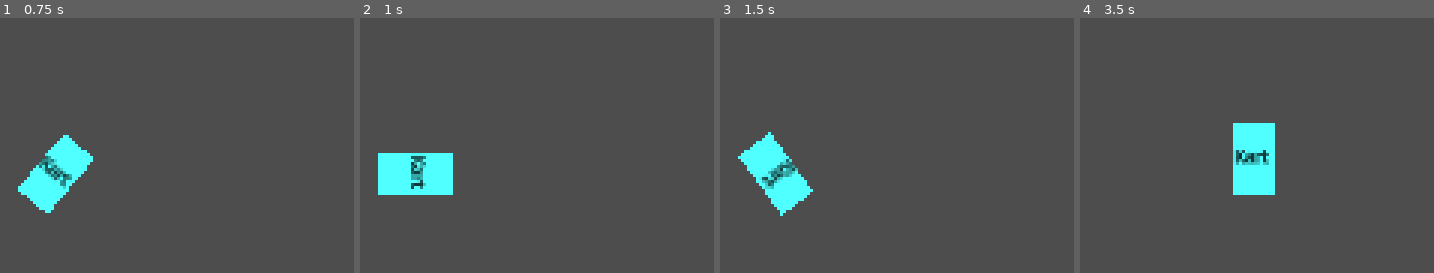
Above: before the commit, frames 1-4 (left to right).
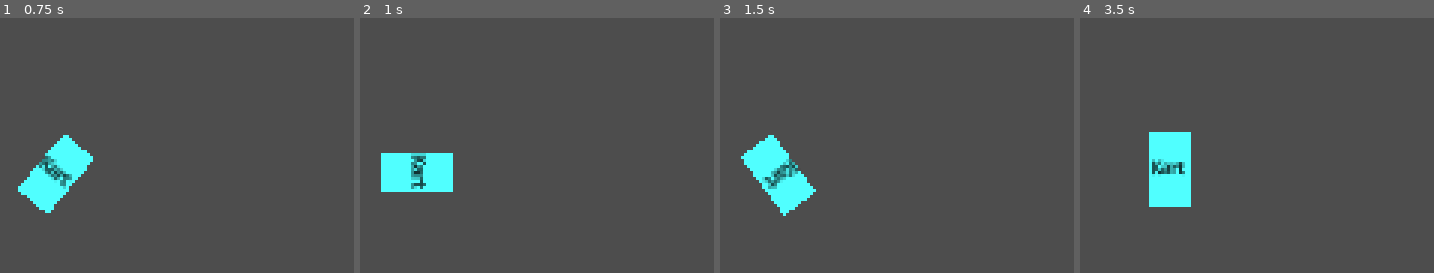
Above: after the commit, the same moments.

Repository: hpi-swa-lab/godot-pronto
Game: Godot game, scene res://prototypes/week-0-kart-mushroom-1.tscn
Two runs of this game, one before a commit and one after it. Both use one fixed random seed, a clock stepped at 60 frames per second and the inputs below.
Inputs (mouse positions are in pixels of both pictures, inside the frame that each line leads up to):
- Up to frame 1 (0.75 s): tap Enter at 0.5 s; move the mouse to (outside the picture) at 0.52 s; hold Right (ui_right) from 0.53 s (still down); tap Tab at 0.6 s; click (outside the picture) at 0.67 s
- Up to frame 2 (1 s): keep holding Right (ui_right); tap Up (ui_up) at 0.77 s
- Up to frame 3 (1.5 s): release Right (ui_right) at 1.25 s; drag from (outside the picture) to (outside the picture) at 1.27 s
- Up to frame 4 (3.5 s): tap Space at 2 s; move the mouse to (outside the picture) at 2.02 s; hold Left (ui_left) 2.03-2.75 s; tap Tab at 2.1 s; tap Enter at 2.75 s; drag from (outside the picture) to (outside the picture) at 2.77 s

Frame 1 is identical in both runs. In frame 2, 0.7% of the frame differs, in the area x 5-27%, y 52-70%; in frame 3, 0.9%; in frame 4, 6.8%, in the area x 19-56%, y 41-75%.
Error after the commit: Parse Error: Function "get_node()" not found in base self. (res://script-instances/501544895.gd:5)

Commit message:
Further experimentation (WIP)

Diff:
--- a/examples/car_example/car_example.tscn
+++ b/examples/car_example/car_example.tscn
@@ -153,7 +153,7 @@
 text = "score: 2"
 
 [node name="Bind" type="Node2D" parent="Label"]
-position = Vector2(-34, 53)
+position = Vector2(-80, 91)
 script = ExtResource("9_hmnix")
 to_prop = "text"
 convert = "\"Score: \" + str(at(\"score\"))"
--- a/prototypes/week-0-kart-mushroom-1.tscn
+++ b/prototypes/week-0-kart-mushroom-1.tscn
@@ -6,6 +6,8 @@
 [ext_resource type="Script" path="res://addons/pronto/helpers/Connection.gd" id="4_q8ryo"]
 [ext_resource type="Script" path="res://addons/pronto/behaviors/Key.gd" id="5_eq0ye"]
 [ext_resource type="Script" path="res://addons/pronto/behaviors/Value.gd" id="6_e6rx4"]
+[ext_resource type="Script" path="res://addons/pronto/behaviors/Bind.gd" id="7_c0unn"]
+[ext_resource type="Script" path="res://addons/pronto/behaviors/State.gd" id="8_ise3x"]
 
 [sub_resource type="Resource" id="Resource_fymss"]
 script = ExtResource("4_q8ryo")
@@ -36,10 +38,10 @@
 
 [sub_resource type="Resource" id="Resource_jxh4f"]
 script = ExtResource("4_q8ryo")
-signal_name = "pressed"
+signal_name = "down"
 to = NodePath("../Move")
 invoke = "add_velocity"
-arguments = ["Vector2(0,-50).rotated(from.get_parent().rotation)"]
+arguments = ["Vector2(0,-at(\"Speed\")).rotated(from.get_parent().rotation)"]
 only_if = "true"
 expression = ""
 
@@ -57,9 +59,8 @@
 [node name="Move" type="Node2D" parent="Kart"]
 position = Vector2(37, -67)
 script = ExtResource("2_yq34s")
-max_velocity = 50000.0
-acceleration = 0.0
-friction = 2.5
+acceleration = 0.1
+friction = 2.0
 rotated = true
 rotation_speed = 200.0
 
@@ -77,9 +78,62 @@
 [node name="Speed" type="Node2D" parent="Kart"]
 position = Vector2(-33, 3)
 script = ExtResource("6_e6rx4")
-to = 1000.0
+to = 100.0
 value = 50.0
 
 [node name="Key2" type="Node2D" parent="Kart"]
-position = Vector2(98, -36)
+position = Vector2(151, -54)
 script = ExtResource("5_eq0ye")
+
+[node name="Walls" type="Node2D" parent="."]
+
+[node name="Border" type="StaticBody2D" parent="Walls"]
+
+[node name="Placeholder" type="Node2D" parent="Walls/Border"]
+position = Vector2(575, -11)
+script = ExtResource("1_bhuw1")
+color = Color(0.662745, 0.662745, 0.662745, 1)
+placeholder_size = Vector2(1193, 22)
+
+[node name="Border2" type="StaticBody2D" parent="Walls"]
+position = Vector2(0, 670)
+
+[node name="Placeholder" type="Node2D" parent="Walls/Border2"]
+position = Vector2(575, -11)
+script = ExtResource("1_bhuw1")
+color = Color(0.662745, 0.662745, 0.662745, 1)
+placeholder_size = Vector2(1193, 22)
+
+[node name="Border3" type="StaticBody2D" parent="Walls"]
+position = Vector2(-23, -71)
+rotation = 1.57079
+
+[node name="Placeholder" type="Node2D" parent="Walls/Border3"]
+position = Vector2(575, -11)
+script = ExtResource("1_bhuw1")
+color = Color(0.662745, 0.662745, 0.662745, 1)
+placeholder_size = Vector2(1193, 22)
+
+[node name="Border4" type="StaticBody2D" parent="Walls"]
+position = Vector2(1154, -71)
+rotation = 1.57079
+
+[node name="Placeholder" type="Node2D" parent="Walls/Border4"]
+position = Vector2(575, -11)
+script = ExtResource("1_bhuw1")
+color = Color(0.662745, 0.662745, 0.662745, 1)
+placeholder_size = Vector2(1193, 22)
+
+[node name="Velocity" type="Label" parent="."]
+offset_right = 40.0
+offset_bottom = 22.3333
+
+[node name="Bind" type="Node2D" parent="Velocity"]
+position = Vector2(10, 45)
+script = ExtResource("7_c0unn")
+to_prop = "text"
+convert = "get_node(\"../../Kart\").get_real_velocity()"
+
+[node name="State" type="Node2D" parent="."]
+position = Vector2(83, 78)
+script = ExtResource("8_ise3x")
Not shown: 1 places in prototypes/week-0-kart-mushroom-1.tscn that only renumber resources
